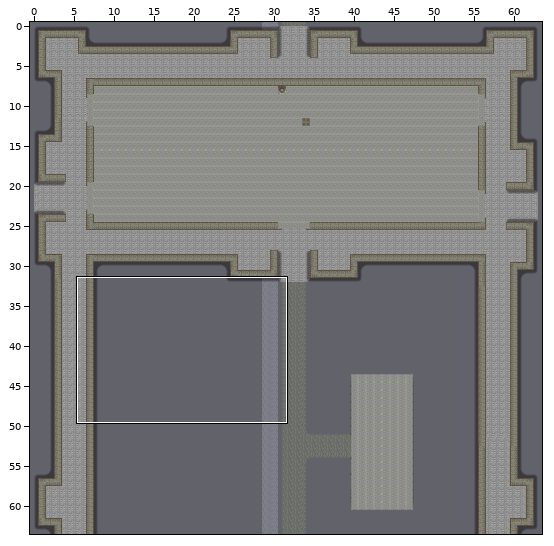
Two versions of a level (Tiled map, maps/17.tmx). The first picture is a wide view before the edit; the outline marks the close-up.
Close-up. First the earlier version:
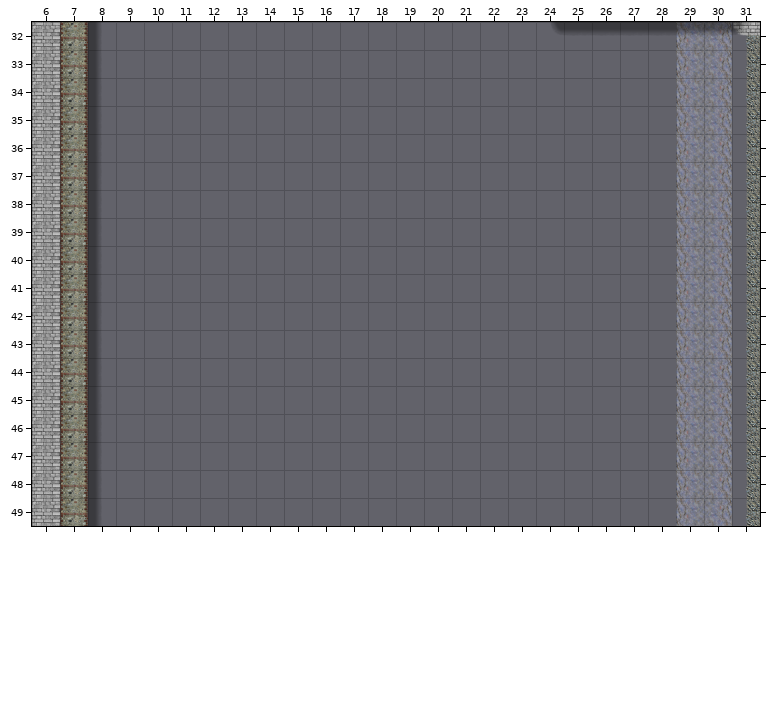
Cells are 128x128 px. Shown: x 6..31, y 32..49. Not drawn, because the pictures are missing: unchanged layers "groundcover0", "groundcover1".
New version:
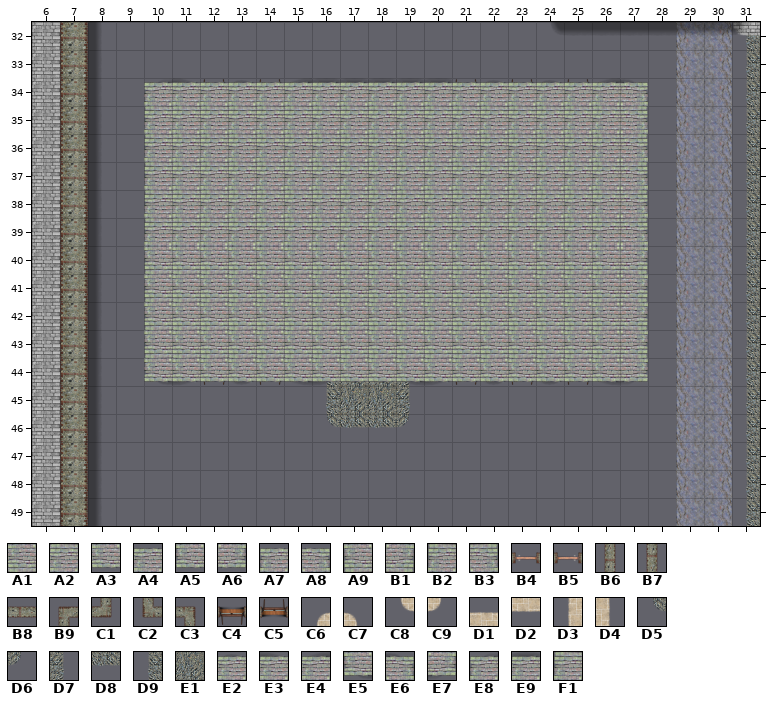
Key: from "buildings": A1 5, A2 5 flipped up-down, A3 6, A4 6 flipped up-down, A5 10, A6 10 flipped left-right, A7 10 flipped up-down, A8 10 turned 180, A9 11, B1 11 flipped left-right, B2 11 flipped up-down, B3 11 turned 180, B4 12 flipped on the other diagonal, B5 12 turned 270, B6 15, B7 15 turned 180, B8 15 turned 90, B9 17, C1 17 turned 180, C2 17 turned 270, C3 17 turned 90, C4 50 turned 270, C5 50 turned 90; from "floors": C6 21, C7 21 flipped left-right, C8 21 flipped up-down, C9 21 turned 180, D1 22, D2 22 turned 180, D3 22 turned 270, D4 22 turned 90; from "pavement": D5 201 flipped up-down, D6 201 turned 180, D7 202 flipped on the other diagonal, D8 202 flipped up-down, D9 202 turned 270, E1 217; from "shadows": E2 29, E3 31, E4 31 flipped left-right, E5 34, E6 34 turned 180, E7 34 turned 270, E8 34 turned 90, E9 35, F1 35 turned 270.
__ is an empty cell.
See-through tiles are keyed as they look on the map.
The edit:
Changed rows in their new state; .. is an unchanged cell.
Layer "paths":
first column x 16:
44 D9 E1 E1 D7
45 D9 E1 E1 D7
46 D5 D8 D8 D6
Layer "floor":
first column x 10:
34 C6 D1 D1 D1 D1 D1 D1 D1 D1 D1 D1 D1 D1 D1 D1 D1 D1 C7
35 D3 .. .. .. .. .. .. .. .. .. .. .. .. .. .. .. .. D4
36 D3 .. .. .. .. .. .. .. .. .. .. .. .. .. .. .. .. D4
37 D3 .. .. .. .. .. .. .. .. .. .. .. .. .. .. .. .. D4
38 D3 .. .. .. .. .. .. .. .. .. .. .. .. .. .. .. .. D4
39 D3 .. .. .. .. .. .. .. .. .. .. .. .. .. .. .. .. D4
40 D3 .. .. .. .. .. .. .. .. .. .. .. .. .. .. .. .. D4
41 D3 .. .. .. .. .. .. .. .. .. .. .. .. .. .. .. .. D4
42 D3 .. .. .. .. .. .. .. .. .. .. .. .. .. .. .. .. D4
43 D3 .. .. .. .. .. .. .. .. .. .. .. .. .. .. .. .. D4
44 C8 D2 D2 D2 D2 D2 D2 D2 D2 D2 D2 D2 D2 D2 D2 D2 D2 C9
Layer "shadows":
first column x 10:
34 E8 E3 .. E2 .. E4 E9 E9 E9 E9 E9 .. E2 .. E2 .. E4 E6
35 F1 .. .. .. .. .. .. .. .. .. .. .. .. .. .. .. .. F1
36 F1 .. .. .. .. .. .. .. .. .. .. .. .. .. .. .. .. F1
37 F1 .. .. .. .. .. .. .. .. .. .. .. .. .. .. .. .. F1
38 F1 .. .. .. .. .. .. .. .. .. .. .. .. .. .. .. .. F1
39 F1 .. .. .. .. .. .. .. .. .. .. .. .. .. .. .. .. F1
40 F1 .. .. .. .. .. .. .. .. .. .. .. .. .. .. .. .. F1
41 F1 .. .. .. .. .. .. .. .. .. .. .. .. .. .. .. .. F1
42 F1 .. .. .. .. .. .. .. .. .. .. .. .. .. .. .. .. F1
43 F1 .. .. .. .. .. .. .. .. .. .. .. .. .. .. .. .. F1
44 E5 E3 .. E2 .. E4 E3 .. .. E4 E3 .. E2 .. E2 .. E4 E7
Layer "walls":
first column x 10:
34 B9 B8 C5 B8 C5 B8 B8 B8 B8 B8 B8 C5 B8 C5 B8 C5 B8 C3
35 B7 .. .. .. .. .. .. .. .. .. .. .. .. .. .. .. .. B6
36 B7 .. .. .. .. .. .. .. .. .. .. .. .. .. .. .. .. B6
37 B7 .. .. .. .. .. .. .. .. .. .. .. .. .. .. .. .. B6
38 B7 .. .. .. .. .. .. .. .. .. .. .. .. .. .. .. .. B6
39 B7 .. .. .. .. .. .. .. .. .. .. .. .. .. .. .. .. B6
40 B7 .. .. .. .. .. .. .. .. .. .. .. .. .. .. .. .. B6
41 B7 .. .. .. .. .. .. .. .. .. .. .. .. .. .. .. .. B6
42 B7 .. .. .. .. .. .. .. .. .. .. .. .. .. .. .. .. B6
43 B7 .. .. .. .. .. .. .. .. .. .. .. .. .. .. .. .. B6
44 C2 B8 C4 B8 C4 B8 B8 B5 B4 B8 B8 C4 B8 C4 B8 C4 B8 C1
Layer "roof0":
first column x 10:
34 A7 A4 A4 A4 A4 A4 A4 A4 A4 A4 A4 A4 A4 A4 A4 A4 A4 A8
35 B2 A2 A2 A2 A2 A2 A2 A2 A2 A2 A2 A2 A2 A2 A2 A2 A2 B3
36 B2 A2 A2 A2 A2 A2 A2 A2 A2 A2 A2 A2 A2 A2 A2 A2 A2 B3
37 B2 A2 A2 A2 A2 A2 A2 A2 A2 A2 A2 A2 A2 A2 A2 A2 A2 B3
38 B2 A2 A2 A2 A2 A2 A2 A2 A2 A2 A2 A2 A2 A2 A2 A2 A2 B3
39 B2 A2 A2 A2 A2 A2 A2 A2 A2 A2 A2 A2 A2 A2 A2 A2 A2 B3
40 A9 A1 A1 A1 A1 A1 A1 A1 A1 A1 A1 A1 A1 A1 A1 A1 A1 B1
41 A9 A1 A1 A1 A1 A1 A1 A1 A1 A1 A1 A1 A1 A1 A1 A1 A1 B1
42 A9 A1 A1 A1 A1 A1 A1 A1 A1 A1 A1 A1 A1 A1 A1 A1 A1 B1
43 A9 A1 A1 A1 A1 A1 A1 A1 A1 A1 A1 A1 A1 A1 A1 A1 A1 B1
44 A5 A3 A3 A3 A3 A3 A3 A3 A3 A3 A3 A3 A3 A3 A3 A3 A3 A6
Where, in picture pixels (left, top, right, bottom), the same in both close-ups:
added: (144, 78, 648, 428)
